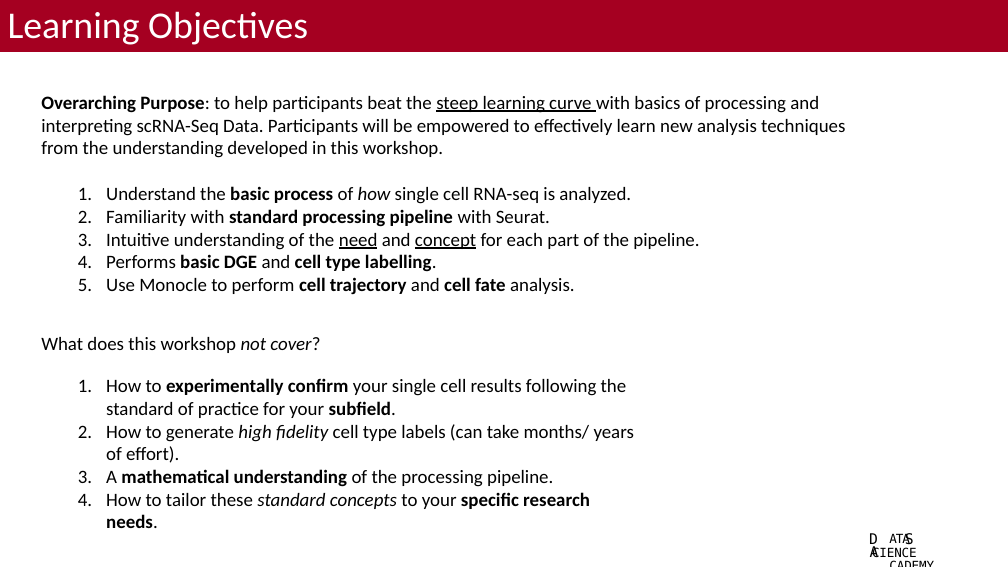
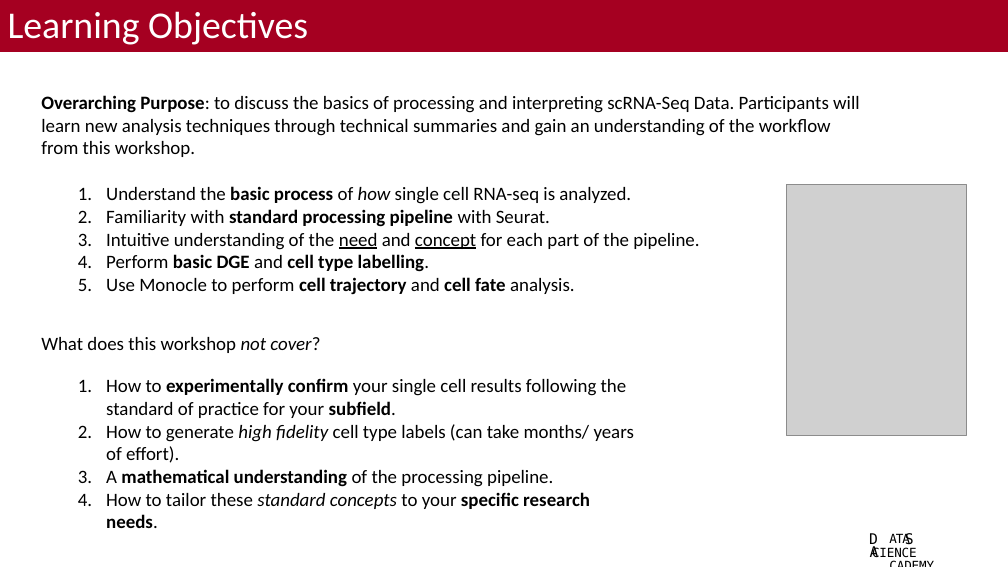
Before and after one commit to bacorli2/scrna_workshop, a slide deck: slide 11 of M7_Summary/M7_Best_Practices.pptx. Drawn at 1008x567 pixels with LibreOffice and Linux fonts; fonts in the diff are those of the drawing; grey boxes stand for pictures; background and template pictures are left out. Boxes give left, top, right and bottom in pixels: in the first picture for what was removed or moved away, otherwise in the second. Text is boxed around its words. In the diff, an @@ line names an element or a change of style, - is before the commit and + after.

```diff
--- a/M7_Summary/M7_Best_Practices.pptx
+++ b/M7_Summary/M7_Best_Practices.pptx
@@ text at bbox=[41, 95, 859, 157]: text changed @@
-Overarching Purpose: to help participants beat the steep learning curve with basics of processing and interpreting scRNA-Seq Data. Participants will be empowered to effectively learn new analysis techniques from the understanding developed in this workshop.
+Overarching Purpose: to discuss the basics of processing and interpreting scRNA-Seq Data. Participants will learn new analysis techniques through technical summaries and gain an understanding of the workflow from this workshop.
@@ picture added at bbox=[786, 185, 967, 436] @@
@@ text at bbox=[106, 254, 430, 272]: text changed @@
-4. Performs basic DGE and cell type labelling.
+4. Perform basic DGE and cell type labelling.
```
Also in this commit, not shown: 1 other slide changed, 6 other files.
